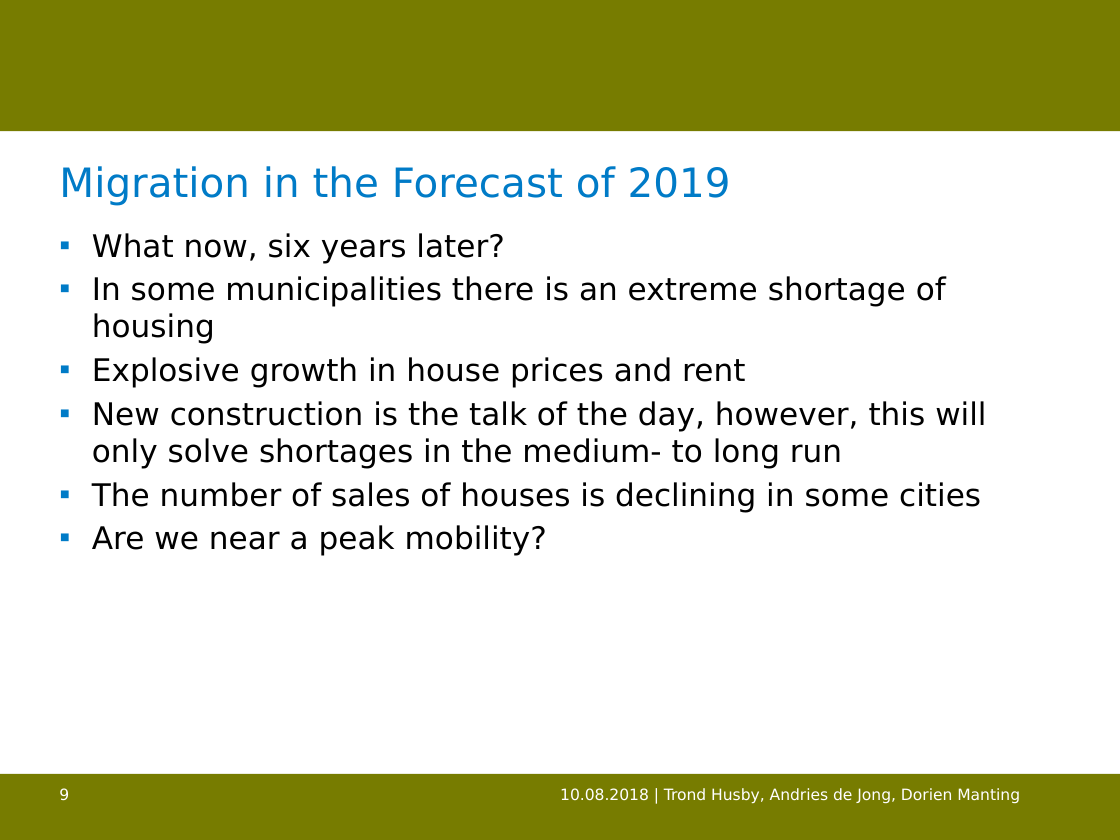
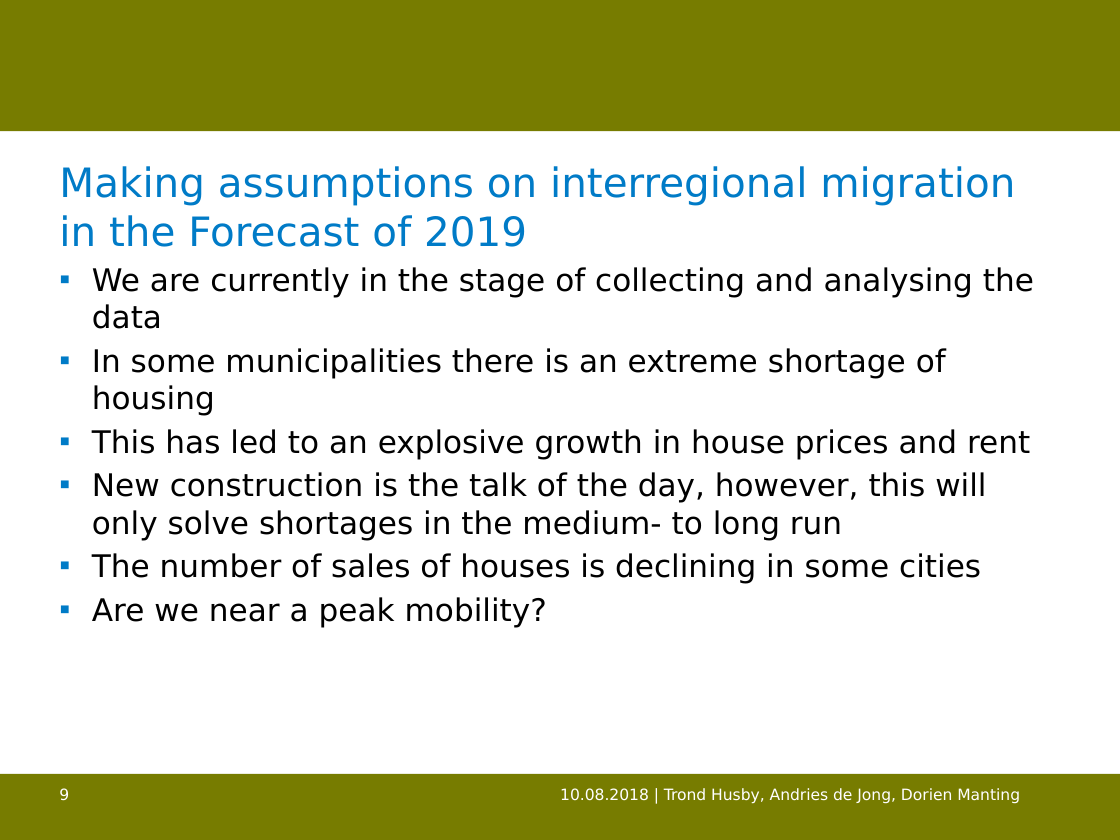
Before and after one commit to trondhusby/mobility_forecast, a slide deck: slide 9 of output/bsps-HUSBY.pptx. Drawn at 1120x840 pixels with LibreOffice and Linux fonts; fonts in the diff are those of the drawing; background and template pictures are left out. Boxes give left, top, right and bottom in pixels: in the first picture for what was removed or moved away, otherwise in the second. Text is boxed around its words. In the diff, an @@ line names an element or a change of style, - is before the commit and + after.

```diff
--- a/output/bsps-HUSBY.pptx
+++ b/output/bsps-HUSBY.pptx
@@ title at bbox=[59, 166, 1015, 247]: text changed @@
-Migration in the Forecast of 2019
+Making assumptions on interregional migration in the Forecast of 2019
@@ text "We are currently in the ...": place and size @@
-text "We are currently in the ..." at bbox=[92, 233, 986, 556]
+text "We are currently in the ..." at bbox=[92, 267, 1034, 627]
@@ text at bbox=[92, 267, 1034, 329]: text changed @@
-▪ What now, six years later?
+▪ We are currently in the stage of collecting and analysing the data
@@ text at bbox=[92, 429, 1030, 459]: text changed @@
-▪ Explosive growth in house prices and rent
+▪ This has led to an explosive growth in house prices and rent
```
Also in this commit, not shown: 6 other slides changed, 1 other file.
